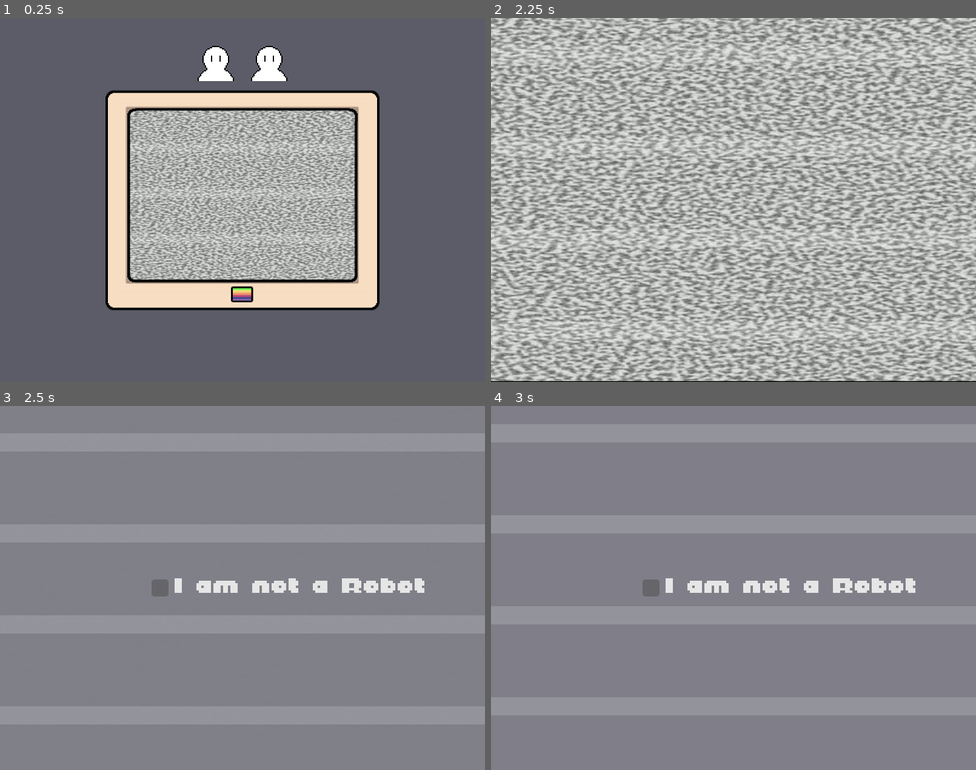
Above: before the commit, frames 1-4 (two rows, left to right).
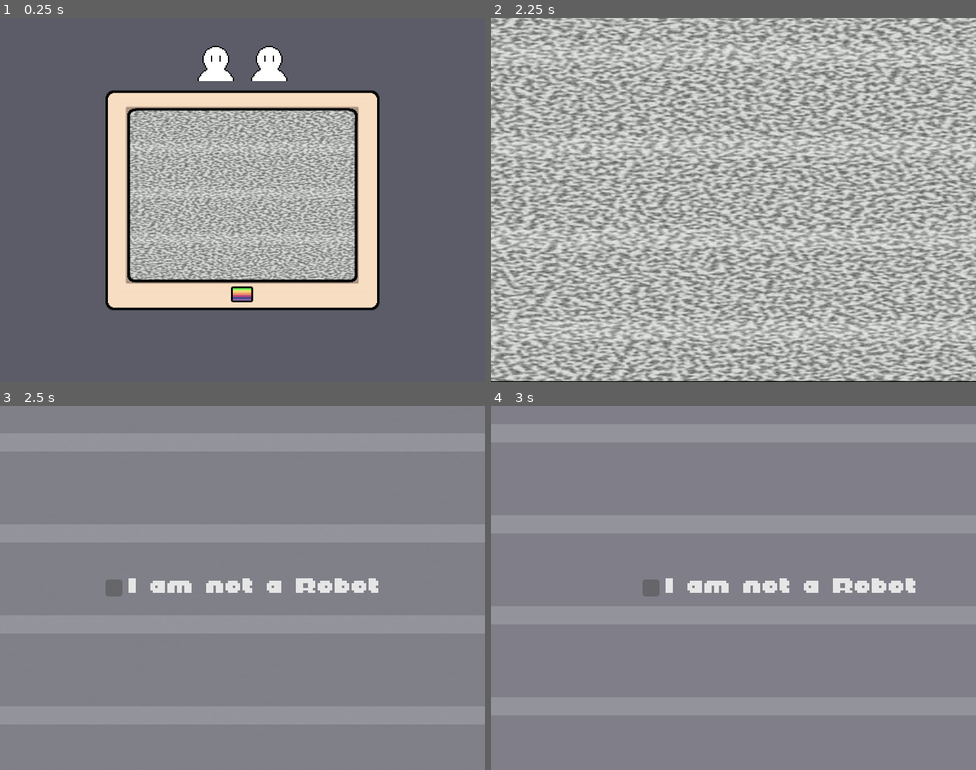
Above: after the commit, the same moments.

Repository: my-koala/UHackathon2025
Game: Godot game, scene res://assets/main.tscn
Two runs of this game, one before a commit and one after it. Both use one fixed random seed, a clock stepped at 60 frames per second and the inputs below. The engine's default icon, where the game draws it, is replaced by a stand-in: a white triangle on a blue panel in a dark square.
Inputs:
- Up to frame 1 (0.25 s): no input
- Up to frame 2 (2.25 s): click "I am not a Robot" at 0.5 s; click "I am not a Robot" at 1.25 s; click "I am not a Robot" at 2 s
- Up to frame 3 (2.5 s): no input
- Up to frame 4 (3 s): no input

Frames 1-2 are identical in both runs. In frame 3, 1.5% of the frame differs, in the area x 21-88%, y 47-53%; in frame 4, nothing differs.

Commit message:
Remove debug code

Diff:
--- a/scripts/microgame/microgame.gd
+++ b/scripts/microgame/microgame.gd
@@ -9,10 +9,6 @@
 var _time_scale: float = 1
 var _time_left: float = 7.5
 var _running: bool = false
-
-## DEBUG UNTIL THE GAME LOOP IS DONE
-func _ready() -> void:
-	start(1, 0)
 
 func get_time_left() -> float:
 	return _time_left
